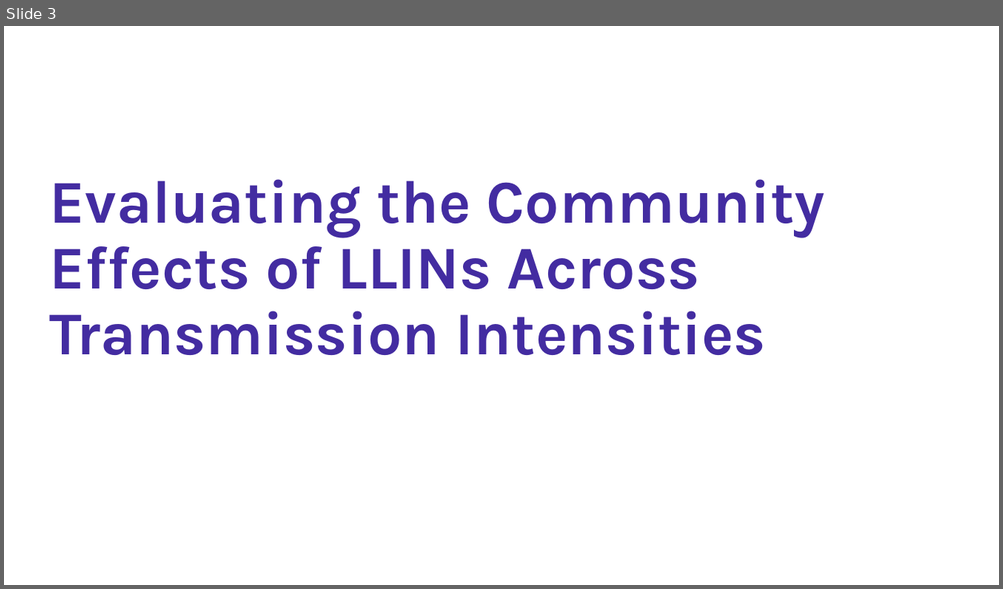
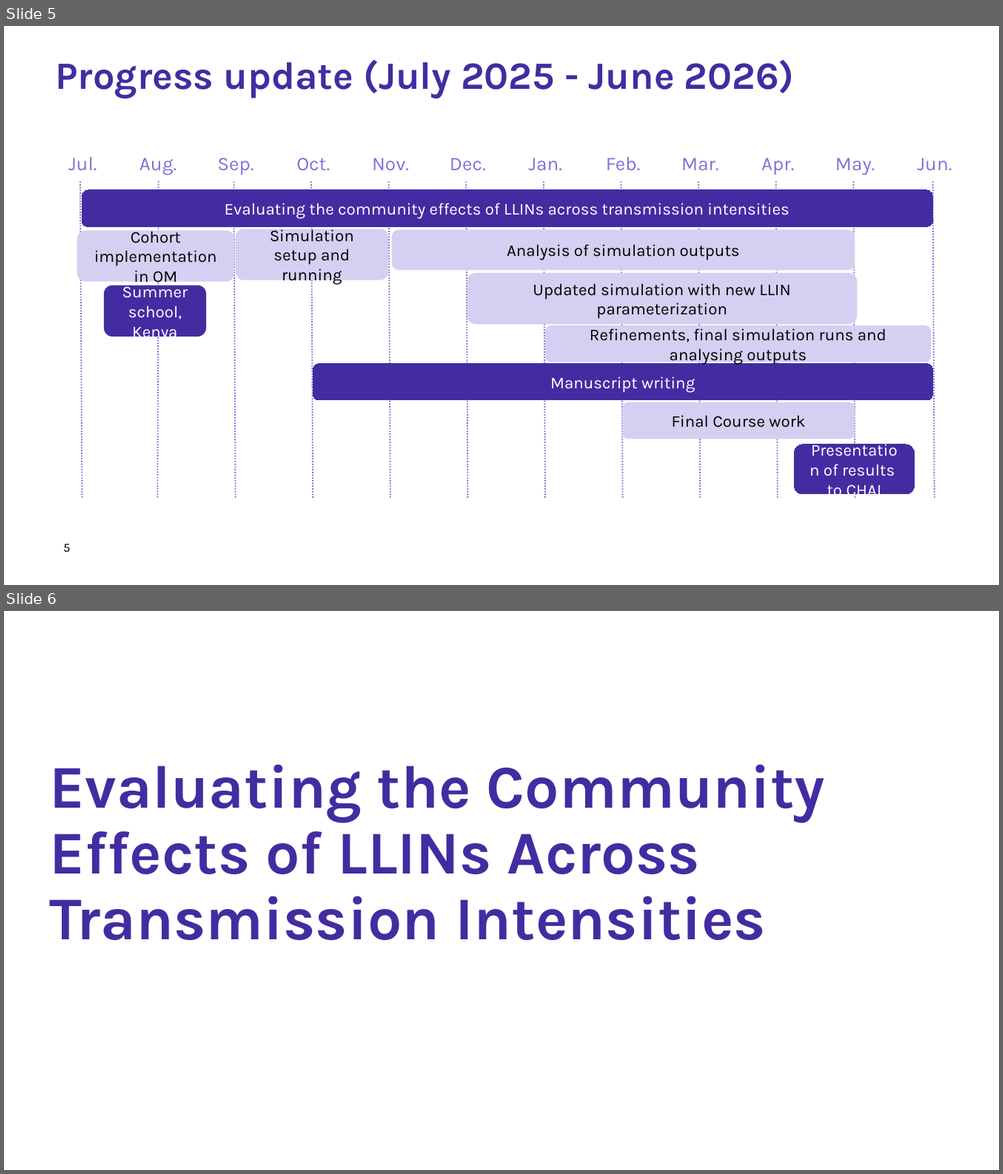
Before and after one commit to zenabusuboi/MySWISS-TPH, a slide deck: ZenabuPhD/COMMUNITY PROTECTION/PRESENTATIONS/CommProt_Presentation4_AnnualCommitteeMeeting2_2026.pptx. Shown one above the other, each under a label of ours: slide 3 before the commit, slides 5 and 6 after it. The pictures are 1003x589 and 1003x1174 pixels, drawn with LibreOffice and Linux fonts; fonts in the diff are those of the drawing; background and template pictures are left out. Boxes give left, top, right and bottom in pixels: in the first picture for what was removed or moved away, otherwise in the second. Text is boxed around its words. In the diff, an @@ line names an element or a change of style, - is before the commit and + after.

```diff
--- a/ZenabuPhD/COMMUNITY PROTECTION/PRESENTATIONS/CommProt_Presentation4_AnnualCommitteeMeeting2_2026.pptx
+++ b/ZenabuPhD/COMMUNITY PROTECTION/PRESENTATIONS/CommProt_Presentation4_AnnualCommitteeMeeting2_2026.pptx
@@ slide 5 added at [4,26,999,585], background #FFFFFF @@
@@ title added at [56,60,794,99], 28 pt, text #432CA1, bold @@
+Progress update (July 2025 - June 2026)
@@ group added at [68,157,952,500]: 12 lines, 12 texts @@
+Jul.
+Aug.
+Sep.
+Oct.
+Nov.
+Dec.
+Jan.
+Feb.
+Mar.
+Apr.
+May.
+Jun.
@@ freeform shape added at [82,190,932,227], fill #432CA1, outline #432CA1 0.75 pt, 12 pt, text #FFFFFF @@
+Evaluating the community effects of LLINs across transmission intensities
@@ freeform shape added at [77,231,233,283], fill #D6CFF2, 12 pt, text #000000 @@
+Cohort implementation in OM
@@ freeform shape added at [236,229,389,281], fill #D6CFF2, 12 pt, text #000000 @@
+Simulation setup and running
@@ freeform shape added at [392,230,855,271], fill #D6CFF2, 12 pt, text #000000 @@
+Analysis of simulation outputs
@@ freeform shape added at [103,286,206,338], fill #432CA1, 12 pt, text #FFFFFF @@
+Summer school, Kenya
@@ freeform shape added at [466,272,856,324], fill #D6CFF2, 12 pt, text #000000 @@
+Updated simulation with new LLIN parameterization
@@ freeform shape added at [545,326,931,362], fill #D6CFF2, 12 pt, text #000000 @@
+Refinements, final simulation runs and analysing outputs
@@ freeform shape added at [313,364,932,401], fill #432CA1, outline #432CA1 0.75 pt, 12 pt, text #FFFFFF @@
+Manuscript writing
@@ freeform shape added at [622,403,854,440], fill #D6CFF2, 12 pt, text #000000 @@
+Final Course work
@@ freeform shape added at [794,445,913,494], fill #432CA1, outline #432CA1 0.75 pt, 12 pt, text #FFFFFF @@
+Presentation of results to CHAI
@@ page number added at [63,544,70,552], 9 pt, text #000000 @@
+5
@@ what was slide 3 is now slide 6 @@
```
Also in this commit, not shown: 18 slides changed, 7 other slides added, 3 slides removed, 45 other files.
